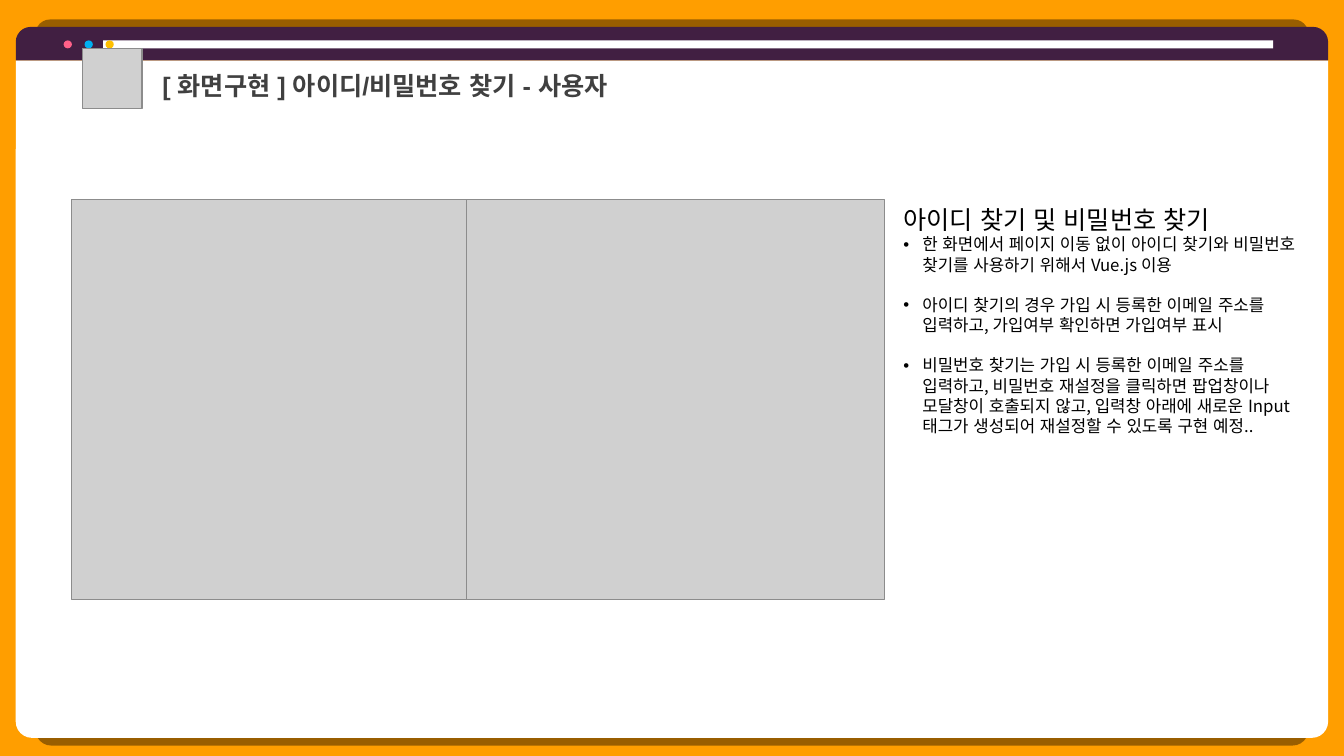
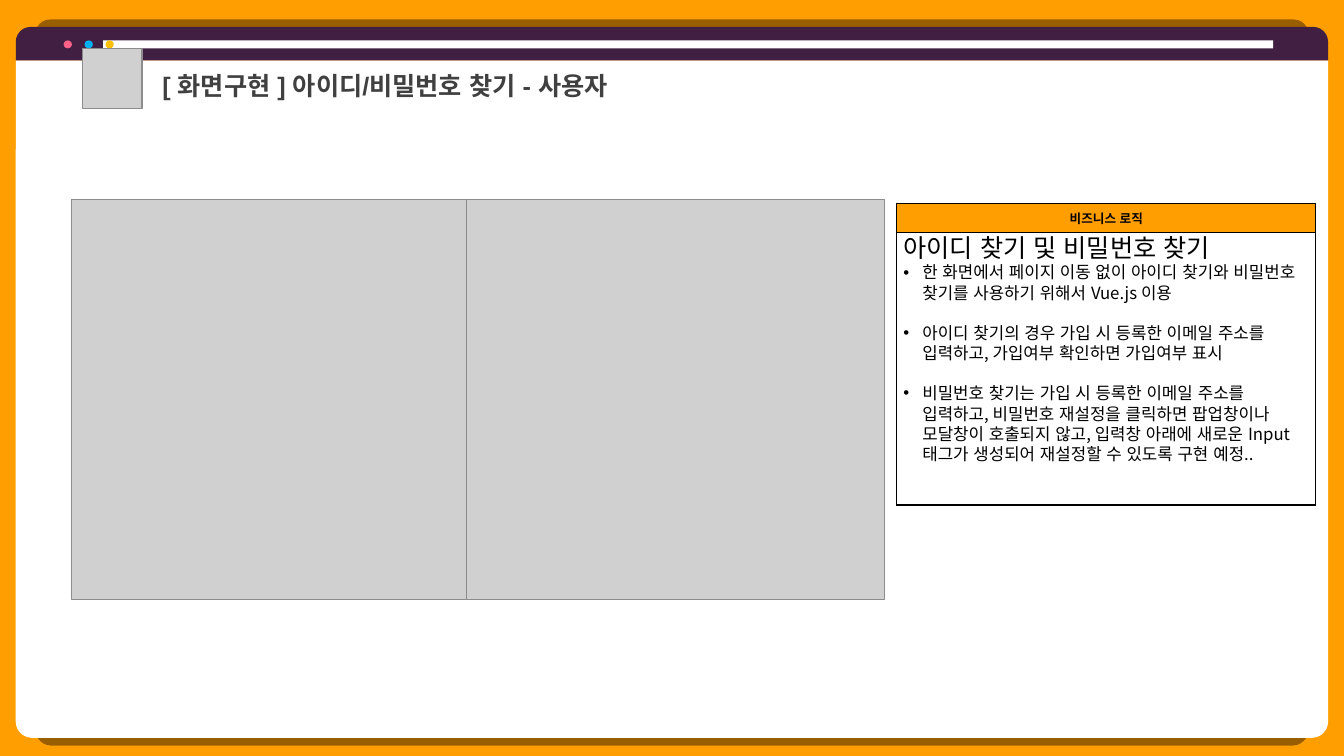
Before and after one commit to hhsw07/ezen-academy-projects, a slide deck: slide 20 of 0 발표용 파워포인트/project06 - 파워포인트 종합 - 형준.pptx (slide 17 before the commit). Drawn at 1344x756 pixels with LibreOffice and Linux fonts; fonts in the diff are those of the drawing; grey boxes stand for pictures. Boxes give left, top, right and bottom in pixels: in the first picture for what was removed or moved away, otherwise in the second. Text is boxed around its words. In the diff, an @@ line names an element or a change of style, - is before the commit and + after.

```diff
--- a/0 발표용 파워포인트/project06 - 파워포인트 종합 - 형준.pptx
+++ b/0 발표용 파워포인트/project06 - 파워포인트 종합 - 형준.pptx
@@ table added at <box>897,204,1317,505</box>, 2 rows, 1 columns @@
+비즈니스 로직
+
@@ text "아이디 찾기 및 비밀번호 찾기" rewrapped from <box>903,208,1295,434</box> to <box>903,231,1295,462</box> @@
```
Also in this commit, not shown: 15 other slides changed, 8 slides added, 22 slides removed, 12 other files.
